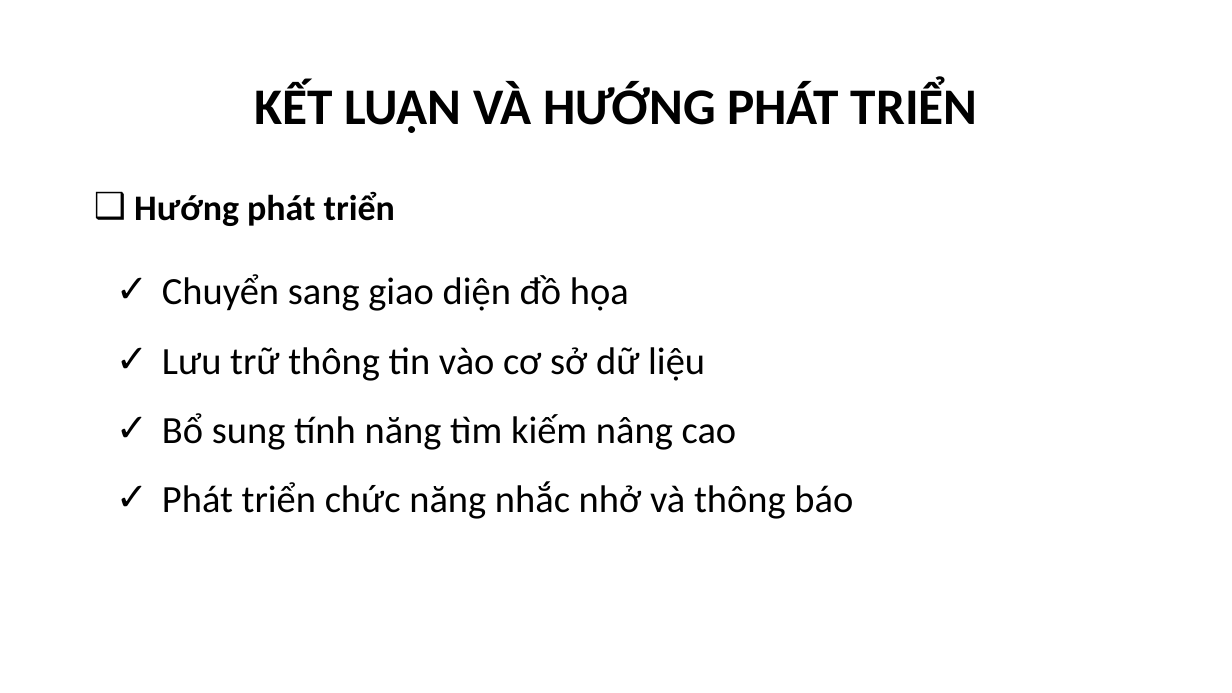
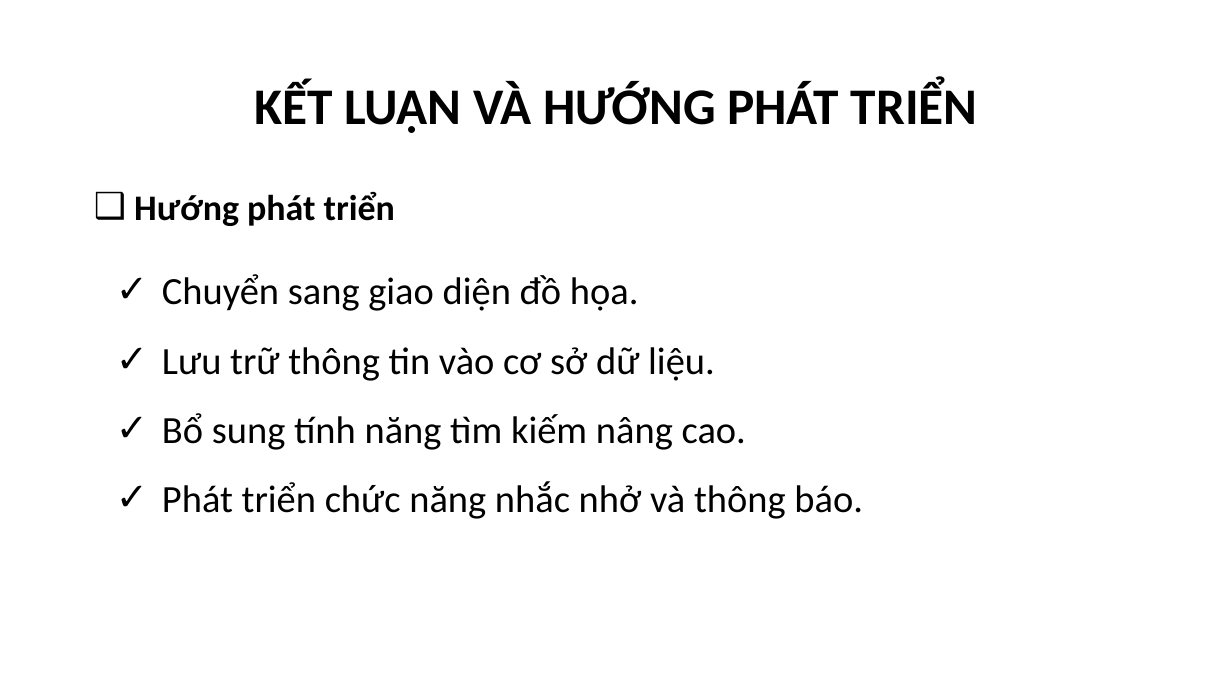
Before and after one commit to phamthevinhtv/csn-da22ttc-phamthevinh-vattunongnghiep, a slide deck: slide 12 of thesis/abs/CSN-PhamTheVinh-110122208-DA22TTC.pptx. Drawn at 1232x693 pixels with LibreOffice and Linux fonts; fonts in the diff are those of the drawing; background and template pictures are left out. Boxes give left, top, right and bottom in pixels: in the first picture for what was removed or moved away, otherwise in the second. Text is boxed around its words. In the diff, an @@ line names an element or a change of style, - is before the commit and + after.

```diff
--- a/thesis/abs/CSN-PhamTheVinh-110122208-DA22TTC.pptx
+++ b/thesis/abs/CSN-PhamTheVinh-110122208-DA22TTC.pptx
@@ text at <box>162,274,863,519</box>: text changed @@
-✓ Chuyển sang giao diện đồ họa
-✓ Lưu trữ thông tin vào cơ sở dữ liệu
-✓ Bổ sung tính năng tìm kiếm nâng cao
-✓ Phát triển chức năng nhắc nhở và thông báo
+✓ Chuyển sang giao diện đồ họa.
+✓ Lưu trữ thông tin vào cơ sở dữ liệu.
+✓ Bổ sung tính năng tìm kiếm nâng cao.
+✓ Phát triển chức năng nhắc nhở và thông báo.
```
Also in this commit, not shown: 3 other slides changed, 2 other files.
